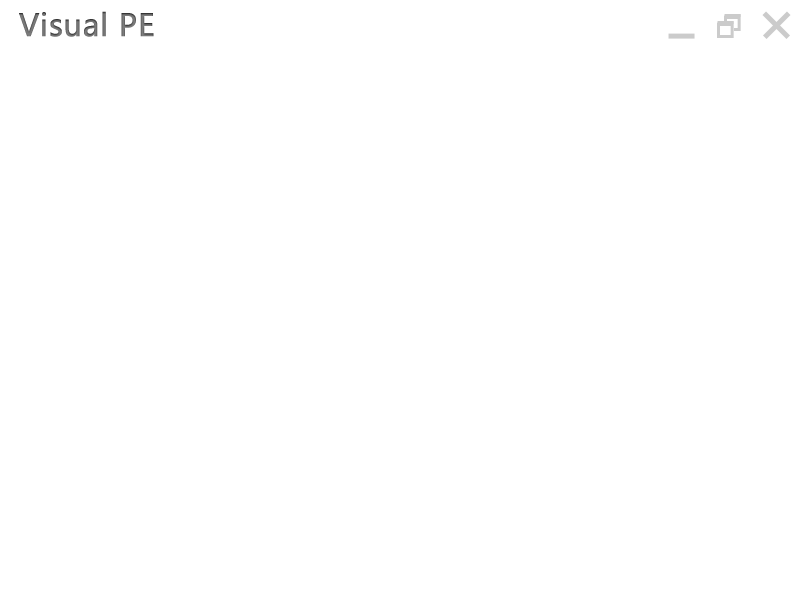
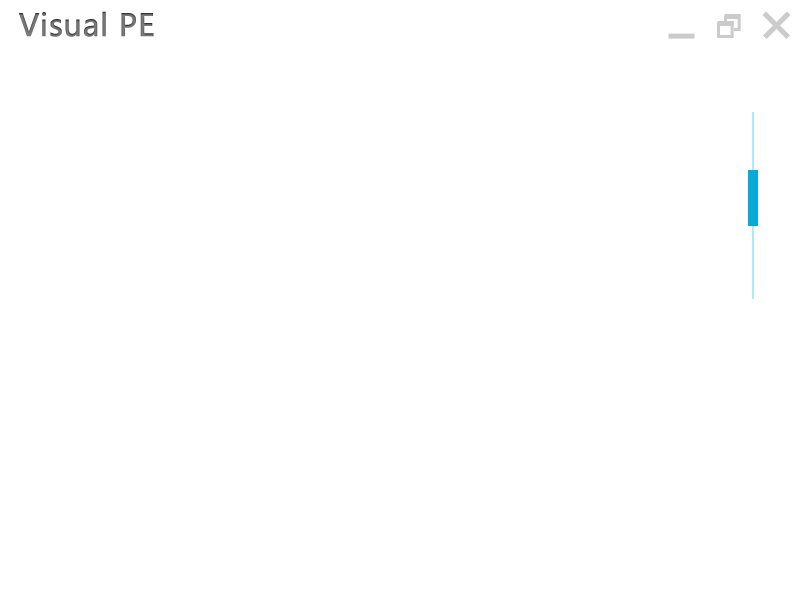
Layer changes from the first (800, 600) image to the second:
painted on "图层 2" over [748, 112, 758, 299]
